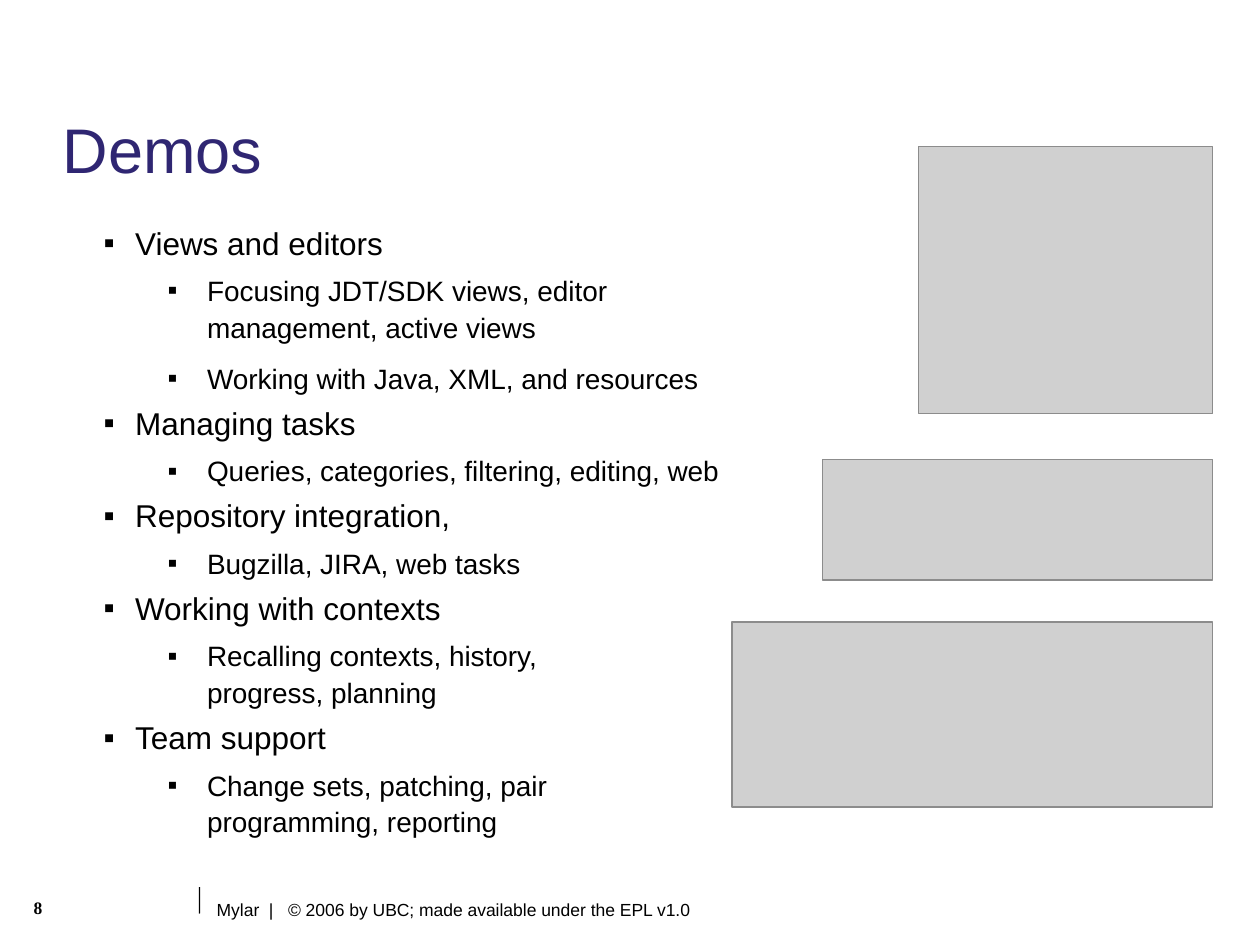
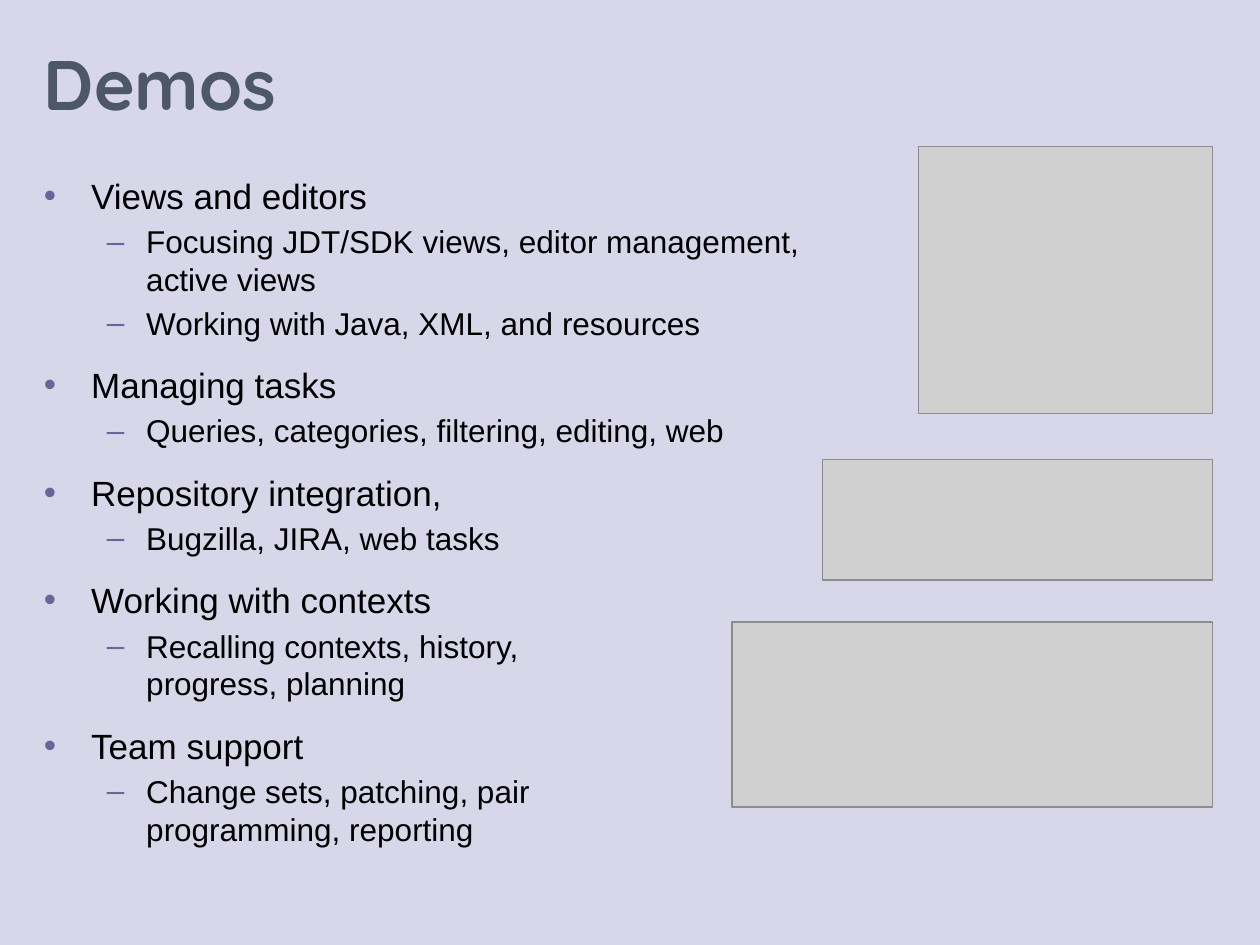
Before and after one commit to eclipse-mylyn/mylyn-website, a slide deck: slide 7 of publications/2006-03-mylar-eclipsecon.ppt (slide 8 before the commit). Drawn at 1260x945 pixels with LibreOffice and Linux fonts; fonts in the diff are those of the drawing; grey boxes stand for pictures; background and template pictures are left out. Boxes give left, top, right and bottom in pixels: in the first picture for what was removed or moved away, otherwise in the second. Text is boxed around its words. In the diff, an @@ line names an element or a change of style, - is before the commit and + after.

```diff
--- a/publications/2006-03-mylar-eclipsecon.ppt
+++ b/publications/2006-03-mylar-eclipsecon.ppt
@@ rectangle added at (0,0,1260,945), fill #D8D7E9 @@
@@ title "Demos": place and size @@
-title "Demos" at (63,129,263,174)
+title "Demos" at (44,61,276,111)
@@ title "Demos" at (44,61,276,111): size 36 to 40 pt, font Arial to Quicksand, text colour #2F2672 to #4C5768, bold on; line spacing 0.9 to 0.85; vertical alignment top to middle @@
@@ text "Views and editors": place and size @@
-text "Views and editors" at (135,232,719,838)
+text "Views and editors" at (91,183,799,847)
@@ text "Views and editors" at (91,183,799,847): size 18 to 20 pt in "Views and editors", "Managing tasks", "Repository integration,", "Working with contexts" and 1 more places; size 16 to 18 pt in "Focusing JDT/SDK views, editor management, active views", "Working with Java, XML, and resources", "Queries, categories, filtering, editing, web", "Bugzilla, JIRA, web tasks" and 2 more places; bullet ▪ to •; line spacing 1.1 to 1; more space between paragraphs; bullet colour #000000 to #666699; bullet ▪ to –; less space between paragraphs @@
@@ line removed from (199, 887) to (199, 914) @@
@@ page number removed at (34,902,43,914) @@
-8
@@ text removed at (217,903,690,920) @@
-Mylar | © 2006 by UBC; made available under the EPL v1.0
```
Also in this commit, not shown: 10 other slides changed, 6 slides added, 3 slides removed.
